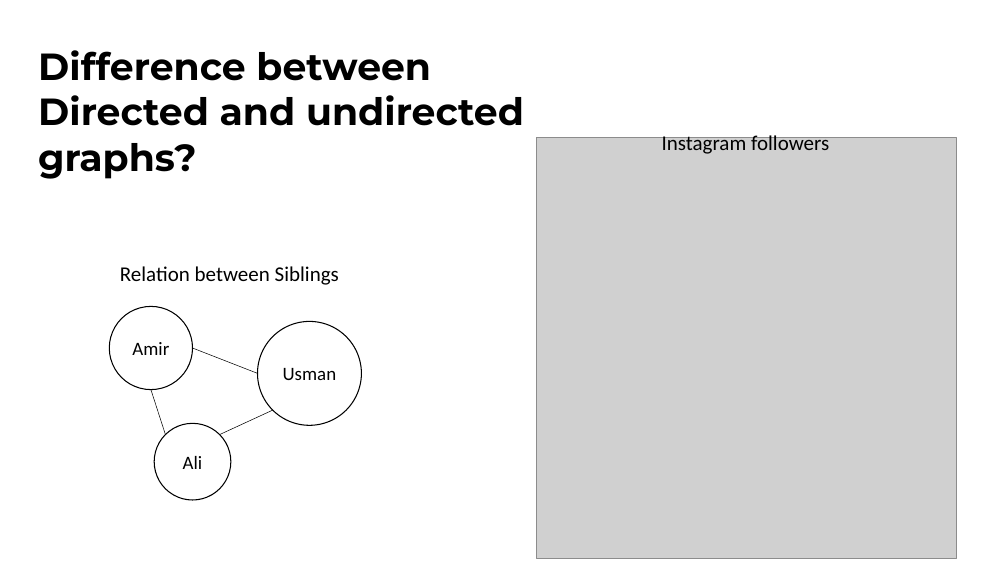
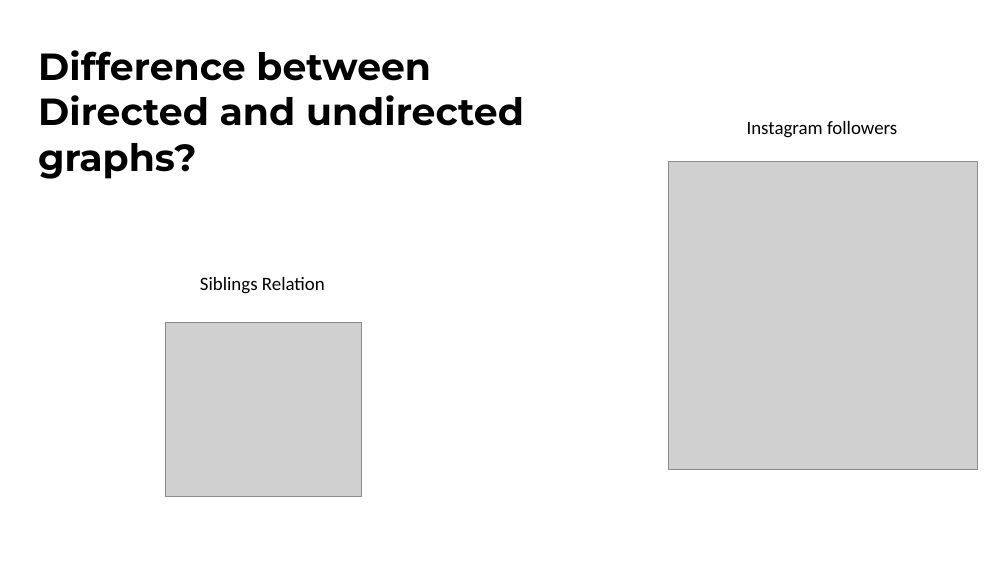
Before and after one commit to ibmbt/group5_graphtheory, a slide deck: slide 6 of group5_graphtheory.pptx. Drawn at 1008x567 pixels with LibreOffice and Linux fonts; fonts in the diff are those of the drawing; grey boxes stand for pictures. Boxes give left, top, right and bottom in pixels: in the first picture for what was removed or moved away, otherwise in the second. Text is boxed around its words. In the diff, an @@ line names an element or a change of style, - is before the commit and + after.

```diff
--- a/group5_graphtheory.pptx
+++ b/group5_graphtheory.pptx
@@ text "Instagram followers": place and size @@
-text "Instagram followers" at bbox=[662, 132, 829, 154]
+text "Instagram followers" at bbox=[747, 121, 897, 138]
@@ text "Instagram followers" at bbox=[747, 121, 897, 138]: size 20 to 18 pt @@
@@ picture: place and size @@
-picture at bbox=[536, 138, 957, 558]
+picture at bbox=[668, 161, 977, 470]
@@ text at bbox=[200, 277, 325, 294]: text changed; size 20 to 18 pt @@
-Relation between Siblings
+Siblings Relation
@@ ellipse removed at bbox=[110, 306, 193, 389] @@
-Amir
@@ picture added at bbox=[166, 323, 361, 497] @@
@@ ellipse removed at bbox=[258, 321, 361, 425] @@
-Usman
@@ line removed from (258, 374) to (193, 348) @@
@@ line removed from (166, 435) to (151, 389) @@
@@ line removed from (273, 411) to (220, 435) @@
@@ ellipse removed at bbox=[154, 423, 231, 500] @@
-Ali
```
Also in this commit, not shown: 4 other slides changed.
